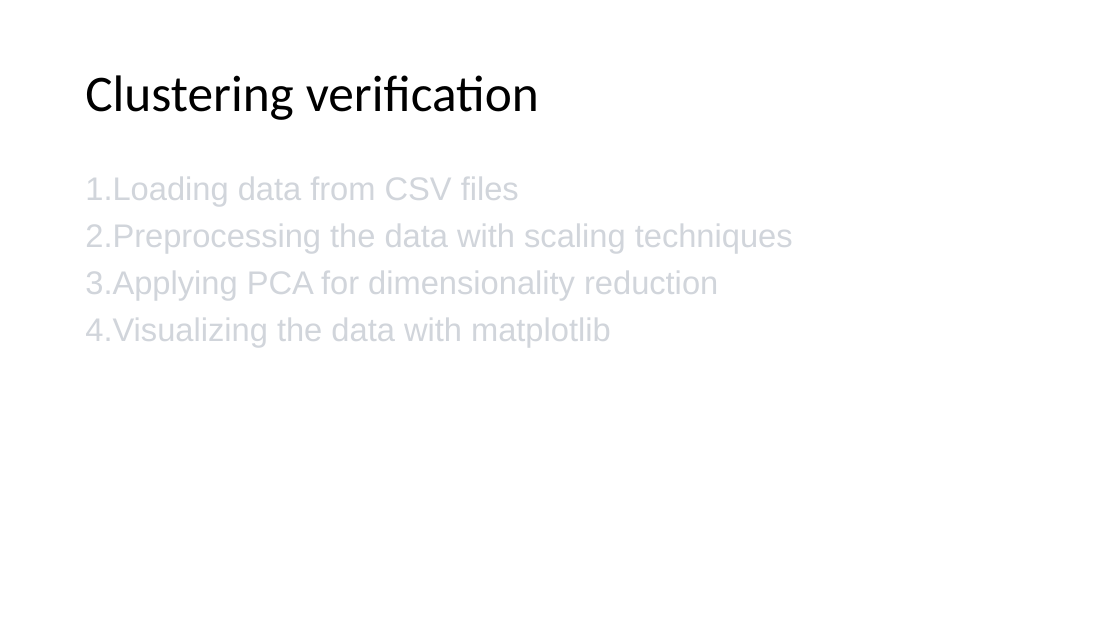
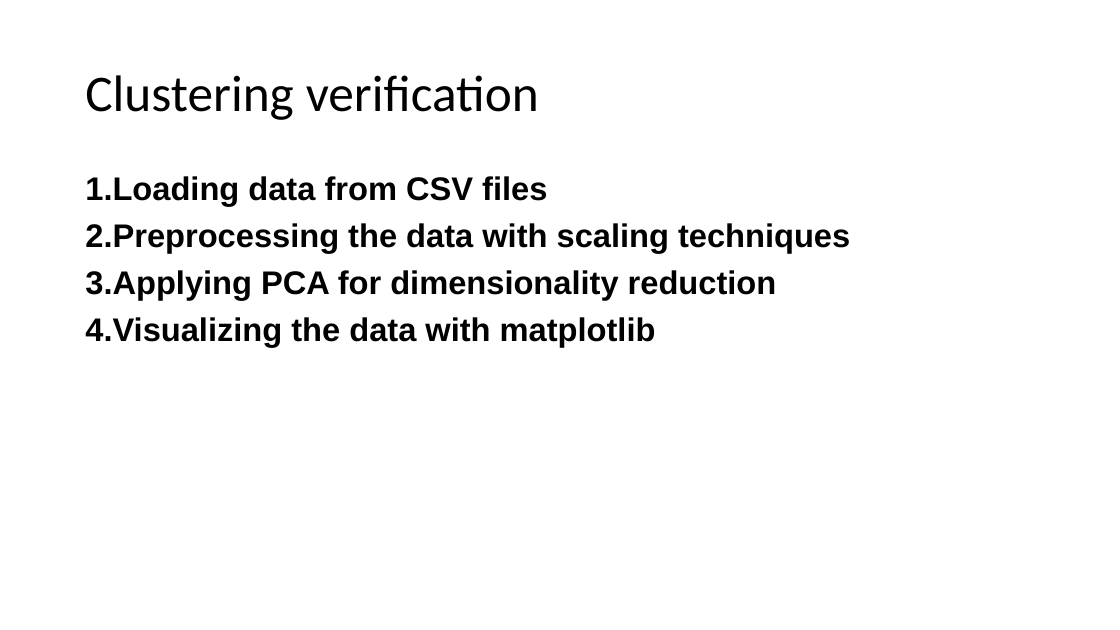
Before and after one commit to GXG-CS/Smart-Cameras, a slide deck: slide 6 of Benchmark.pptx (slide 7 before the commit). Drawn at 1120x630 pixels with LibreOffice and Linux fonts; fonts in the diff are those of the drawing. Boxes give left, top, right and bottom in pixels: in the first picture for what was removed or moved away, otherwise in the second. Text is boxed around its words. In the diff, an @@ line names an element or a change of style, - is before the commit and + after.

Commit message:
data cleaning

```diff
--- a/Benchmark.pptx
+++ b/Benchmark.pptx
@@ text "Loading data from CSV files" at [85,176,850,346]: text colour #D1D5DB to #000000, bold on @@
```
Also in this commit, not shown: 4 slides added, 1 slide removed, 13 other files.
